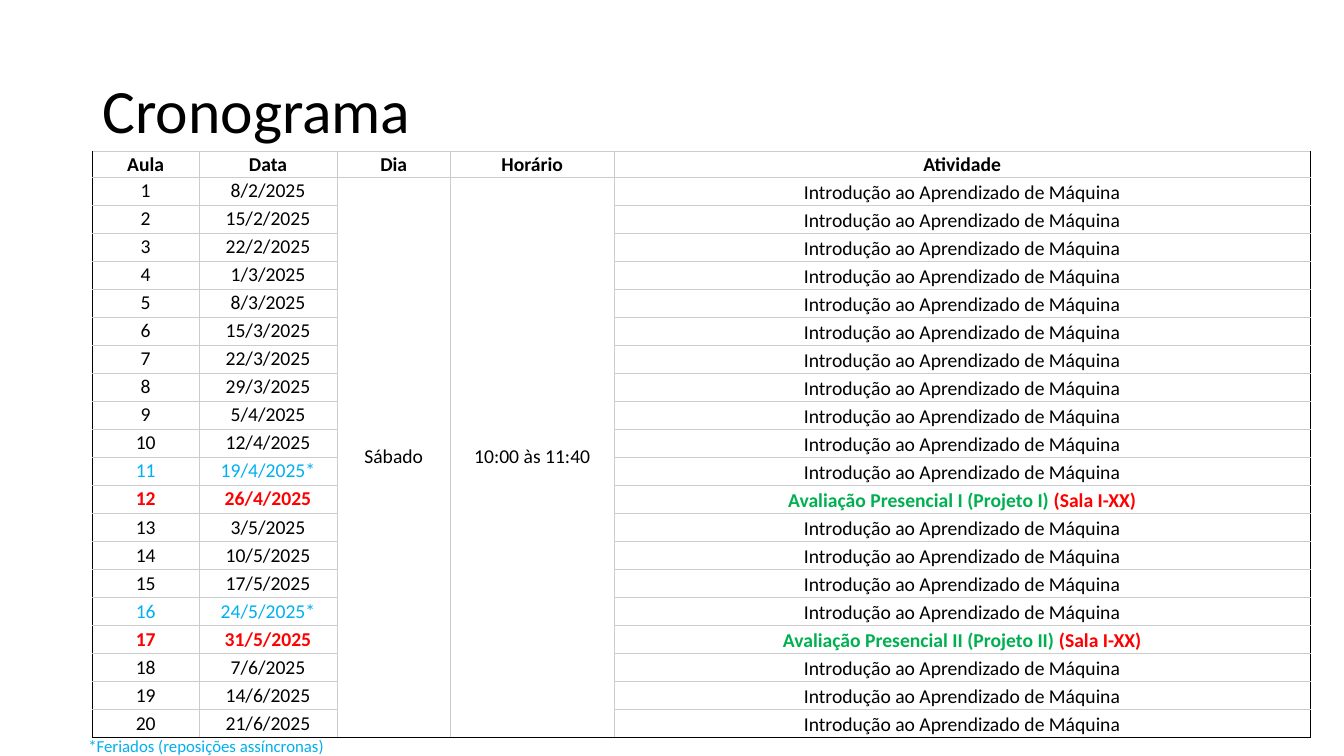
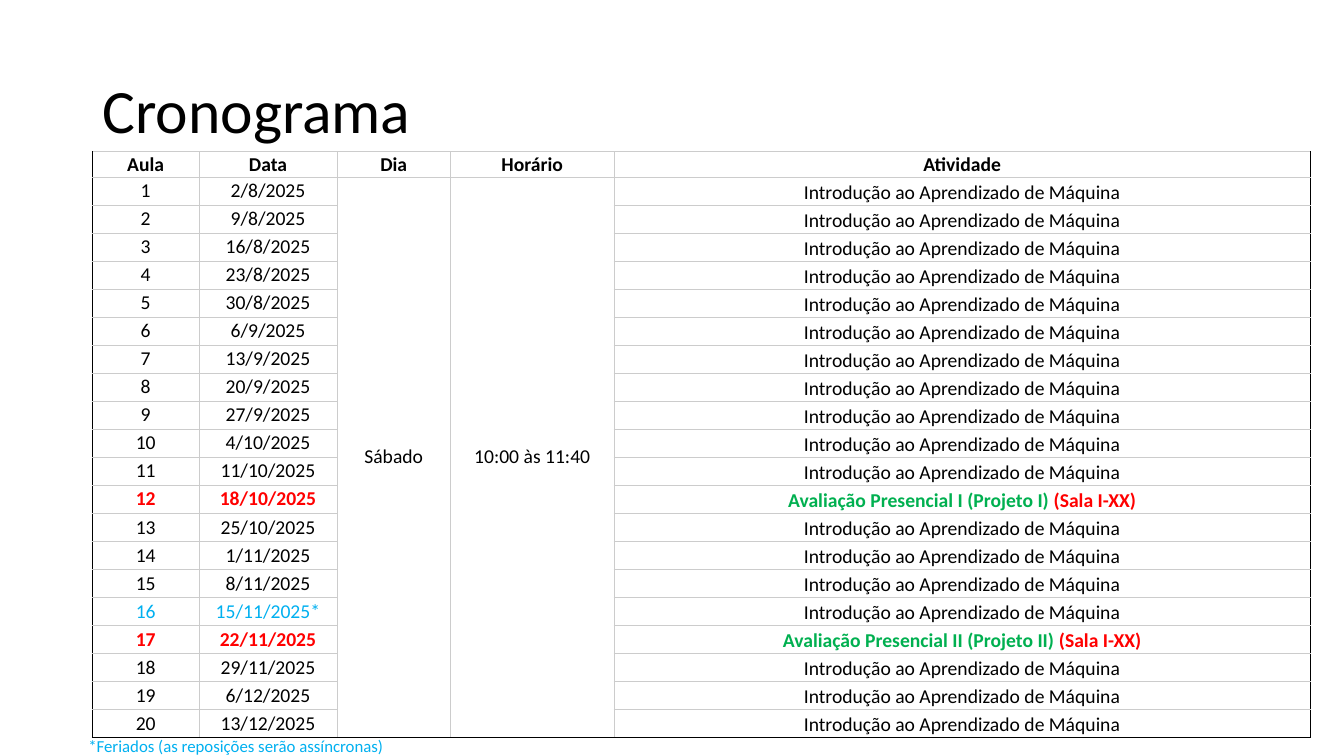
Before and after one commit to zz4fap/t320_aprendizado_de_maquina, a slide deck: slide 5 of slides/T320_Classificação (Parte I).pptx. Drawn at 1344x756 pixels with LibreOffice and Linux fonts; fonts in the diff are those of the drawing. Boxes give left, top, right and bottom in pixels: in the first picture for what was removed or moved away, otherwise in the second. Text is boxed around its words. In the diff, an @@ line names an element or a change of style, - is before the commit and + after.

Commit message:
update of slides

```diff
--- a/slides/T320_Classificação (Parte I).pptx
+++ b/slides/T320_Classificação (Parte I).pptx
@@ table at [93, 151, 1311, 739] @@
-row 2, column 2: 8/2/2025
+row 2, column 2: 2/8/2025
-row 3, column 2: 15/2/2025
+row 3, column 2: 9/8/2025
-row 4, column 2: 22/2/2025
+row 4, column 2: 16/8/2025
-row 5, column 2: 1/3/2025
+row 5, column 2: 23/8/2025
-row 6, column 2: 8/3/2025
+row 6, column 2: 30/8/2025
-row 7, column 2: 15/3/2025
+row 7, column 2: 6/9/2025
-row 8, column 2: 22/3/2025
+row 8, column 2: 13/9/2025
-row 9, column 2: 29/3/2025
+row 9, column 2: 20/9/2025
-row 10, column 2: 5/4/2025
+row 10, column 2: 27/9/2025
-row 11, column 2: 12/4/2025
+row 11, column 2: 4/10/2025
-row 12, column 2: 19/4/2025*
+row 12, column 2: 11/10/2025
-row 13, column 2: 26/4/2025
+row 13, column 2: 18/10/2025
-row 14, column 2: 3/5/2025
+row 14, column 2: 25/10/2025
-row 15, column 2: 10/5/2025
+row 15, column 2: 1/11/2025
-row 16, column 2: 17/5/2025
+row 16, column 2: 8/11/2025
-row 17, column 2: 24/5/2025*
+row 17, column 2: 15/11/2025*
-row 18, column 2: 31/5/2025
+row 18, column 2: 22/11/2025
-row 19, column 2: 7/6/2025
+row 19, column 2: 29/11/2025
-row 20, column 2: 14/6/2025
+row 20, column 2: 6/12/2025
-row 21, column 2: 21/6/2025
+row 21, column 2: 13/12/2025
@@ text colour #00B0F0 to #000000 in "11" @@
@@ text at [88, 740, 383, 755]: text changed @@
-*Feriados (reposições assíncronas)
+*Feriados (as reposições serão assíncronas)
```
Also in this commit, not shown: 1 other slide changed, 1 other file.
